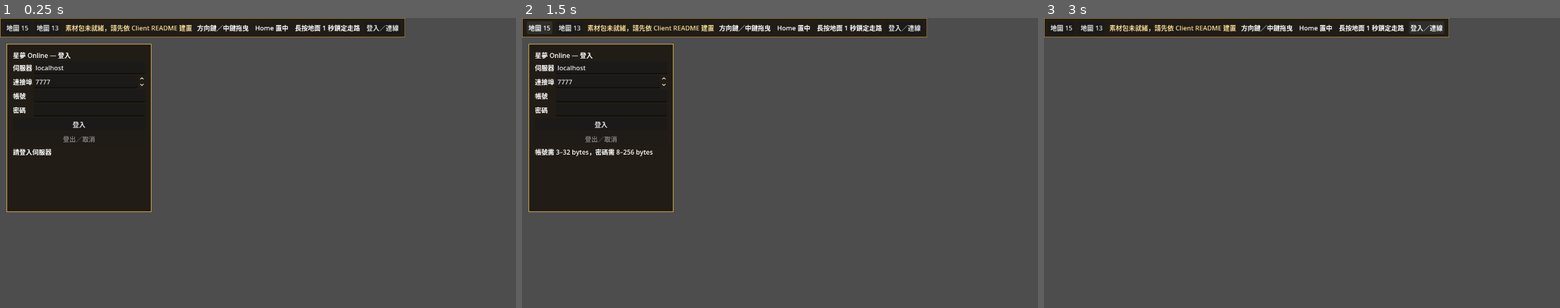
Above: before the commit, frames 1-3 (left to right).
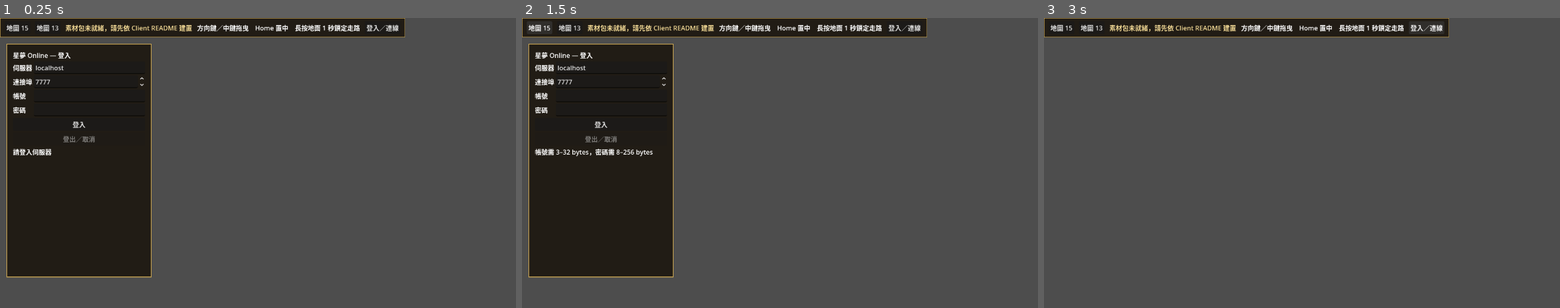
Above: after the commit, the same moments.

Repository: kevin840307/SGTest
Game: Godot game, scene res://app/main.tscn
Two runs of this game, one before a commit and one after it. Both use one fixed random seed, a clock stepped at 60 frames per second and the inputs below.
Inputs:
- Up to frame 1 (0.25 s): no input
- Up to frame 2 (1.5 s): click "登入" at 0.5 s; click "地圖 15" at 1.25 s
- Up to frame 3 (3 s): click "地圖 13" at 2 s; click "登入／連線" at 2.75 s

The runs differ from the first frame. In frame 1, 6.4% of the frame differs, in the area x 1-30%, y 66-90%; in frame 2, 6.4%; in frame 3, nothing differs.

Commit message:
feat(client): expose server-authoritative single-target and AoE skill casting in game UI

Diff:
--- a/client/app/main.gd
+++ b/client/app/main.gd
@@ -150,9 +150,9 @@
 			# the item interaction follows it without losing normal click priority.
 			session_panel.submit_pickup_drop(drop_id)
 		elif monster_id > 0:
-			# A live visible monster takes attack priority over ground movement.
+			# A live visible monster takes combat priority over ground movement.
 			# Never fall back to movement when the combat intent is backpressured.
-			session_panel.submit_attack_monster(monster_id)
+			session_panel.submit_monster_action(monster_id)
 		elif not _autorun_left_press_cancelled:
 			_begin_ground_navigation(point,Time.get_ticks_msec())
 		# First bare-ground click after a latch only stops the old route.
--- a/client/tests/test_session_ui_tls.gd
+++ b/client/tests/test_session_ui_tls.gd
@@ -8,6 +8,10 @@
 class RespawnSession extends RefCounted:
 	var requests := 0
 	var attacks := 0
+	var target_skills := 0
+	var area_skills := 0
+	var last_skill_id := 0
+	var last_skill_target := -1
 	var pickups := 0
 	var uses := 0
 	var last_use_uid := 0
@@ -37,6 +41,20 @@
 			return false
 		attacks += 1
 		return true
+	func cast_skill(skill_id: int, entity_id: int) -> bool:
+		if skill_id <= 0 or entity_id <= 0:
+			return false
+		target_skills += 1
+		last_skill_id = skill_id
+		last_skill_target = entity_id
+		return true
+	func cast_area_skill(skill_id: int) -> bool:
+		if skill_id <= 0:
+			return false
+		area_skills += 1
+		last_skill_id = skill_id
+		last_skill_target = 0
+		return true
 	func respawn() -> bool:
 		requests += 1
 		return true
@@ -96,6 +114,61 @@
 		fail("Dead player pickup UI bypassed death gate")
 		return
 	panel._latest.player_dead = false
+
+
+func check_skill_ui(panel, stub) -> void:
+	panel._set_skill_controls()
+	if not panel.skill_area_button.visible or panel.skill_area_button.disabled:
+		fail("WorldReady combat player has no skill controls")
+		return
+	panel.skill_id_input.value = 99001
+	panel.skill_area_button.pressed.emit()
+	panel.skill_area_button.pressed.emit()
+	if stub.area_skills != 1 or stub.last_skill_id != 99001 or stub.last_skill_target != 0 or not panel.skill_area_button.disabled:
+		fail("Area skill button did not send exactly one server-authoritative intent")
+		return
+	panel._latest.skill_sequence = 1
+	panel._latest.last_skill_result_sequence = 1
+	panel._latest.last_skill_result_status = 0
+	panel._set_skill_controls()
+	if panel.skill_area_button.disabled or not panel.skill_status.text.contains("代碼 0"):
+		fail("Durable skill receipt did not release the UI gate")
+		return
+	panel.skill_target_mode.button_pressed = true
+	if not panel.submit_monster_action(1001) or stub.target_skills != 1 or stub.last_skill_target != 1001:
+		fail("Monster click skill mode did not reuse existing cast_skill")
+		return
+	if panel.submit_monster_action(1001) or stub.target_skills != 1:
+		fail("Queued skill allowed duplicate monster click")
+		return
+	panel._latest.player_dead = true
+	panel._set_skill_controls()
+	if panel.submit_monster_action(1001) or panel.submit_area_skill(99001):
+		fail("Dead character bypassed skill UI authority gate")
+		return
+	panel._latest.player_dead = false
+	panel._latest.resync_pending = true
+	panel._set_skill_controls()
+	if panel.submit_monster_action(1001) or panel.submit_area_skill(99001):
+		fail("Resync allowed skill intent")
+		return
+	panel._latest.resync_pending = false
+	panel._latest.reconnecting = true
+	panel._set_skill_controls()
+	if panel.submit_area_skill(99001):
+		fail("Reconnect allowed skill intent")
+		return
+	panel._latest.reconnecting = false
+	panel._latest.pending_world_ready_ack_epoch = 3
+	panel._set_skill_controls()
+	if panel.submit_area_skill(99001):
+		fail("Unacknowledged WorldReady allowed skill intent")
+		return
+	panel._latest.pending_world_ready_ack_epoch = 0
+	panel.skill_target_mode.button_pressed = false
+	panel._set_skill_controls()
+	if not panel.submit_monster_action(1001) or stub.attacks != 2:
+		fail("Turning off skill mode did not restore ordinary monster attacks")
 
 
 func run() -> void:
@@ -228,6 +301,7 @@
 		return
 	panel._latest.player_dead = false
 	check_attack_ui(panel,stub)
+	check_skill_ui(panel,stub)
 	# Standalone visual binding from an authenticated snapshot: never use
 	# unverified original item names, and refresh on reconnect generation.
 	panel._latest = {"state":State.STATE_IN_WORLD,"world_ready":true,
@@ -340,5 +414,5 @@
 	panel._set_respawn_controls()
 	app.queue_free()
 	await process_frame
-	print("CLIENT_TLS_LOGIN_PASS ui=PASS auth=PASS choose=PASS  …(211 unchanged characters)… utton=PASS inventory_discard_button=PASS")
+	print("CLIENT_TLS_LOGIN_PASS ui=PASS auth=PASS choose=PASS  …(211 unchanged characters)… utton=PASS inventory_discard_button=PASS skill_cast_ui=PASS")
 	quit(0)
--- a/client/ui/session_panel.gd
+++ b/client/ui/session_panel.gd
@@ -21,6 +21,11 @@
 var characters := OptionButton.new()
 var choose_button := Button.new()
 var respawn_button := Button.new()
+var skill_hint := Label.new()
+var skill_id_input := SpinBox.new()
+var skill_target_mode := CheckButton.new()
+var skill_area_button := Button.new()
+var skill_status := Label.new()
 var pickup_status := Label.new()
 var inventory_button := Button.new()
 var inventory_preview := TextEdit.new()
@@ -43,6 +48,8 @@
 var _poll_elapsed := 0.0
 var _latest := {}
 var _respawn_queued_after := -1
+var _skill_queued_after := -1
+var _skill_queued_at_ms := 0
 
 
 func _ready() -> void:
@@ -95,12 +102,23 @@
 	for control in [inventory_previous, inventory_next, inventory_page_label,recovery_picker,recovery_button,recovery_status,discard_button,discard_status]:
 		control.visible = false
 	respawn_button.text = "復活"
-	for control in [login_button,characters,choose_button,respawn_button,logout_button,status,pickup_status,inventory_button,inventory_search,inventory_preview,inventory_previous,inventory_page_label,inventory_next,recovery_picker,recovery_button,recovery_status,discard_button,discard_status]:
+	skill_hint.text = "技能 ID（需伺服器已核准規則）"
+	skill_id_input.min_value = 1
+	skill_id_input.max_value = 100000000
+	skill_id_input.step = 1
+	skill_id_input.value = 99001
+	skill_target_mode.text = "點怪施放單體技能（關閉則普攻）"
+	skill_target_mode.focus_mode = Control.FOCUS_NONE
+	skill_area_button.text = "施放自身中心範圍技能"
+	skill_area_button.focus_mode = Control.FOCUS_NONE
+	skill_status.autowrap_mode = TextServer.AUTOWRAP_WORD_SMART
+	for control in [login_button,characters,choose_button,respawn_button,skill_hint,skill_id_input,skill_target_mode,skill_area_button,skill_status,logout_button,status,pickup_status,inventory_button,inventory_search,inventory_preview,inventory_previous,inventory_page_label,inventory_next,recovery_picker,recovery_button,recovery_status,discard_button,discard_status]:
 		column.add_child(control)
 	login_button.pressed.connect(login)
 	password_input.text_submitted.connect(func(_text): login())
 	choose_button.pressed.connect(choose)
 	respawn_button.pressed.connect(request_respawn)
+	skill_area_button.pressed.connect(_cast_area_skill)
 	logout_button.pressed.connect(disconnect_session)
 	inventory_button.pressed.connect(_toggle_inventory)
 	inventory_search.text_changed.connect(_on_inventory_search_changed)
@@ -140,6 +158,10 @@
 	_world_epoch = 0
 	_latest = {}
 	_respawn_queued_after = -1
+	_skill_queued_after = -1
+	_skill_queued_at_ms = 0
+	skill_target_mode.button_pressed = false
+	skill_status.text = ""
 	pickup_status.text = ""
 	discard_status.text = ""
 	_inventory_display_key = ""
@@ -177,6 +199,48 @@
 	return active and not bool(_latest.get("reconnecting",false)) and bool(_latest.get("world_ready",false)) and not bool(_latest.get("player_dead",false)) and not bool(_latest.get("resync_pending",false)) and entity_id > 0 and session.attack_monster(entity_id)
 
 
+# Client chooses only skill identity and target; the server owns rules, cost and damage.
+func submit_monster_action(entity_id: int) -> bool:
+	if skill_target_mode.button_pressed:
+		return submit_target_skill(entity_id)
+	return submit_attack_monster(entity_id)
+
+
+func _skill_can_submit() -> bool:
+	return active and int(_latest.get("state",-1)) == State.STATE_IN_WORLD and bool(_latest.get("world_ready",false)) and bool(_latest.get("combat_available",false)) and not bool(_latest.get("player_dead",false)) and not bool(_latest.get("reconnecting",false)) and not bool(_latest.get("resync_pending",false)) and not bool(_latest.get("waiting_for_new_map",false)) and int(_latest.get("pending_world_ready_ack_epoch",0)) == 0 and int(_latest.get("last_world_ready_ack_epoch",0)) == int(_latest.get("map_epoch",0))
+
+
+func _skill_queued() -> void:
+	_skill_queued_after = int(_latest.get("skill_sequence",0))
+	_skill_queued_at_ms = Time.get_ticks_msec()
+	skill_status.text = "技能請求已排入佇列，等待伺服器結果"
+	_set_skill_controls()
+
+
+func submit_target_skill(entity_id: int) -> bool:
+	if not _skill_can_submit() or _skill_queued_after >= 0 or entity_id <= 0:
+		return false
+	if not session.cast_skill(int(skill_id_input.value),entity_id):
+		return false
+	_skill_queued()
+	return true
+
+
+func submit_area_skill(skill_id: int) -> bool:
+	if not _skill_can_submit() or _skill_queued_after >= 0 or skill_id <= 0 or skill_id > 100000000:
+		return false
+	if not session.cast_area_skill(skill_id):
+		return false
+	_skill_queued()
+	return true
+
+
+func _cast_area_skill() -> void:
+	if not skill_area_button.disabled:
+		if not submit_area_skill(int(skill_id_input.value)):
+			skill_status.text = "技能未送出；請檢查角色狀態或佇列"
+
+
 func submit_recovery_use(item_uid: int) -> bool:
 	return active and not bool(_latest.get("reconnecting",false)) and bool(_latest.get("world_ready",false)) and bool(_lat …(348 unchanged characters)…
 
@@ -214,6 +278,10 @@
 	_world_epoch = 0
 	_latest = {}
 	_respawn_queued_after = -1
+	_skill_queued_after = -1
+	_skill_queued_at_ms = 0
+	skill_target_mode.button_pressed = false
+	skill_status.text = ""
 	pickup_status.text = ""
 	discard_status.text = ""
 	_inventory_display_key = ""
@@ -244,6 +312,7 @@
 	choose_button.visible = characters.visible
 	choose_button.disabled = _chosen or _characters.is_empty()
 	_set_respawn_controls()
+	_set_skill_controls()
 
 
 func _set_respawn_controls() -> void:
@@ -256,6 +325,28 @@
 		_respawn_queued_after = -1
 	respawn_button.visible = dead
 	respawn_button.disabled = not dead or bool(_latest.get("reconnecting",false)) or bool(_latest.get("resync_pending",fal …(266 unchanged characters)…
+
+
+# Presentation-only pending guard; no gameplay timer or local skill settlement.
+func _set_skill_controls() -> void:
+	var in_world: bool = active and int(_latest.get("state",-1)) == State.STATE_IN_WORLD
+	if not in_world or bool(_latest.get("reconnecting",false)) or bool(_latest.get("resync_pending",false)) or bool(_latest.get("waiting_for_new_map",false)) or bool(_latest.get("player_dead",false)):
+		_skill_queued_after = -1
+	if _skill_queued_after >= 0:
+		var sent := int(_latest.get("skill_sequence",0))
+		var received := int(_latest.get("last_skill_result_sequence",0))
+		if sent > _skill_queued_after and received >= sent:
+			_skill_queued_after = -1
+			skill_status.text = "伺服器技能結果：代碼 %d" % int(_latest.get("last_skill_result_status",-1))
+		elif Time.get_ticks_msec() - _skill_queued_at_ms >= 10000:
+			_skill_queued_after = -1
+			skill_status.text = "尚未收到技能結果，可手動重試（可能仍在伺服器處理）"
+	for control in [skill_hint,skill_id_input,skill_target_mode,skill_area_button,skill_status]:
+		control.visible = in_world
+	var enabled: bool = _skill_can_submit() and _skill_queued_after < 0
+	skill_id_input.editable = enabled
+	skill_target_mode.disabled = not enabled
+	skill_area_button.disabled = not enabled
 
 
 func _show_inventory_preview(show: bool) -> void:
@@ -417,6 +508,7 @@
 	_poll_elapsed = 0.0
 	_latest = session.snapshot() # Reads published state; never pumps packets.
 	_set_respawn_controls()
+	_set_skill_controls()
 	_update_inventory_ui()
 	var pickup_result: Dictionary = _latest.get("last_pickup_result",{})
 	if not pickup_result.is_empty():
